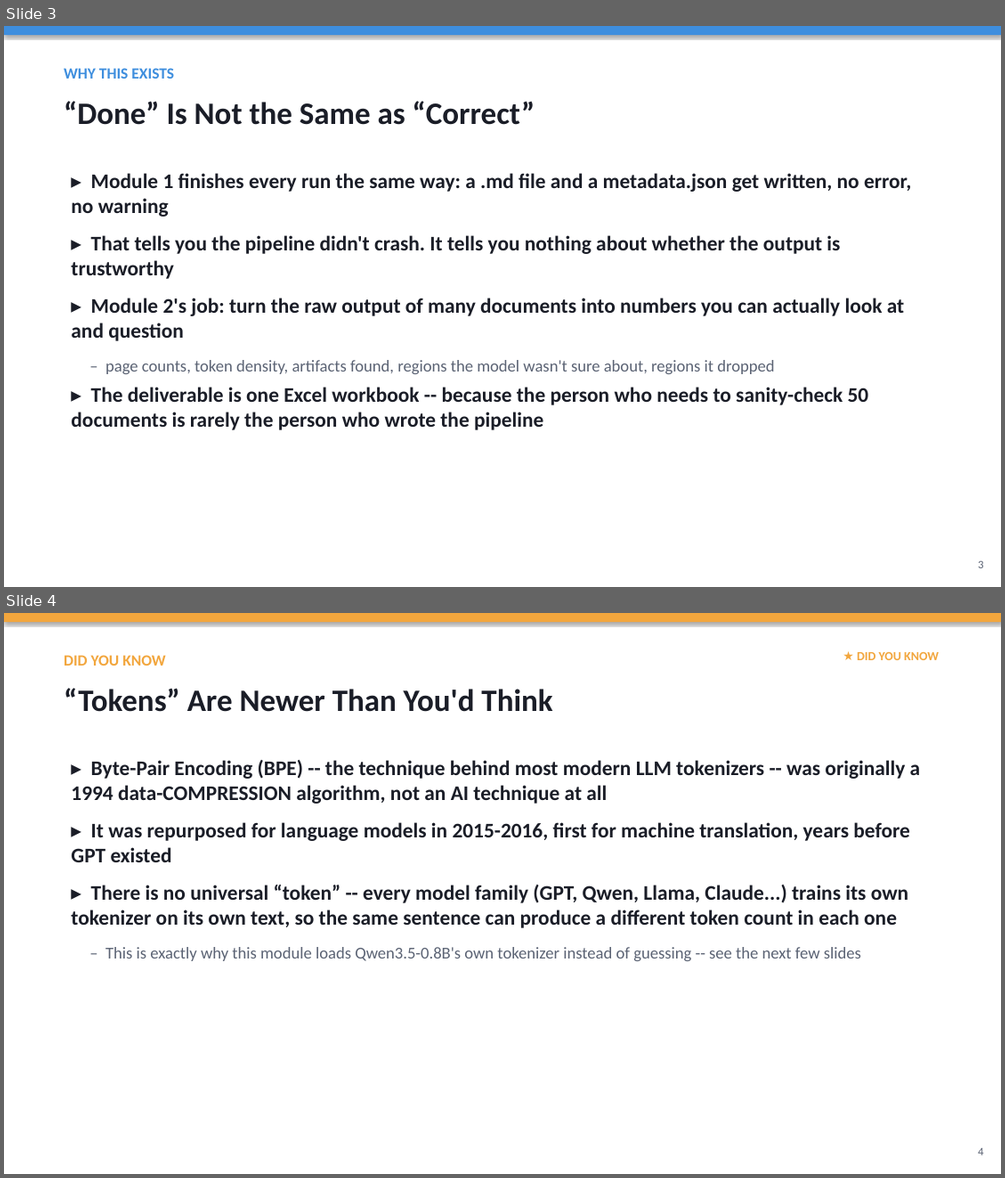
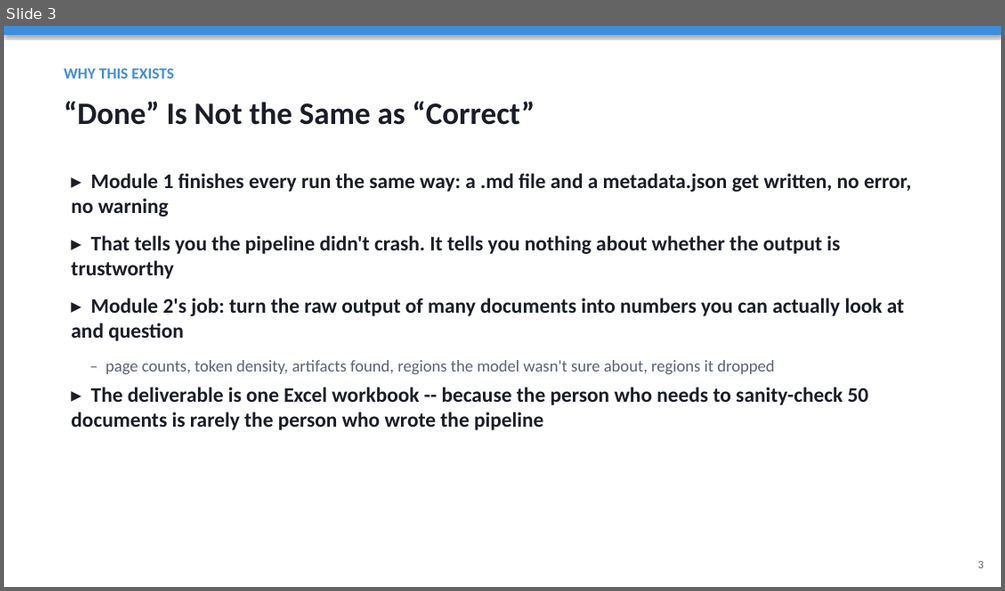
Before and after one commit to HITTESH2003/TRAINING, a slide deck: 2. ANALYSIS/Analysis_Module_Overview.pptx. Shown one above the other, each under a label of ours: slides 3 and 4 before the commit, slide 3 after it. The pictures are 1005x1178 and 1005x591 pixels, drawn with LibreOffice and Linux fonts; fonts in the diff are those of the drawing. Boxes give left, top, right and bottom in pixels: in the first picture for what was removed or moved away, otherwise in the second. Text is boxed around its words. In the diff, an @@ line names an element or a change of style, - is before the commit and + after.

```diff
--- a/2. ANALYSIS/Analysis_Module_Overview.pptx
+++ b/2. ANALYSIS/Analysis_Module_Overview.pptx
@@ slide 4 removed at box(4, 613, 1001, 1174), background #FFFFFF @@
@@ rectangle removed at box(4, 613, 1001, 622) @@
@@ text removed at box(64, 655, 166, 666) @@
-DID YOU KNOW
@@ text removed at box(857, 652, 938, 660) @@
-★ DID YOU KNOW
@@ text removed at box(64, 688, 552, 712) @@
-“Tokens” Are Newer Than You'd Think
@@ text removed at box(71, 760, 921, 961) @@
-▸ Byte-Pair Encoding (BPE) -- the technique behind most modern LLM tokenizers -- was originally a 1994 data-COMPRESSION algorithm, not an AI technique at all
-▸ It was repurposed for language models in 2015-2016, first for machine translation, years before GPT existed
-▸ There is no universal “token” -- every model family (GPT, Qwen, Llama, Claude...) trains its own tokenizer on its own text, so the same sentence can produce a different token count in each one
-– This is exactly why this module loads Qwen3.5-0.8B's own tokenizer instead of guessing -- see the next few slides
@@ text removed at box(978, 1148, 983, 1155) @@
-4
```
Also in this commit, not shown: 10 slides changed, 1 slide added, 4 other slides removed, 1 other file.
